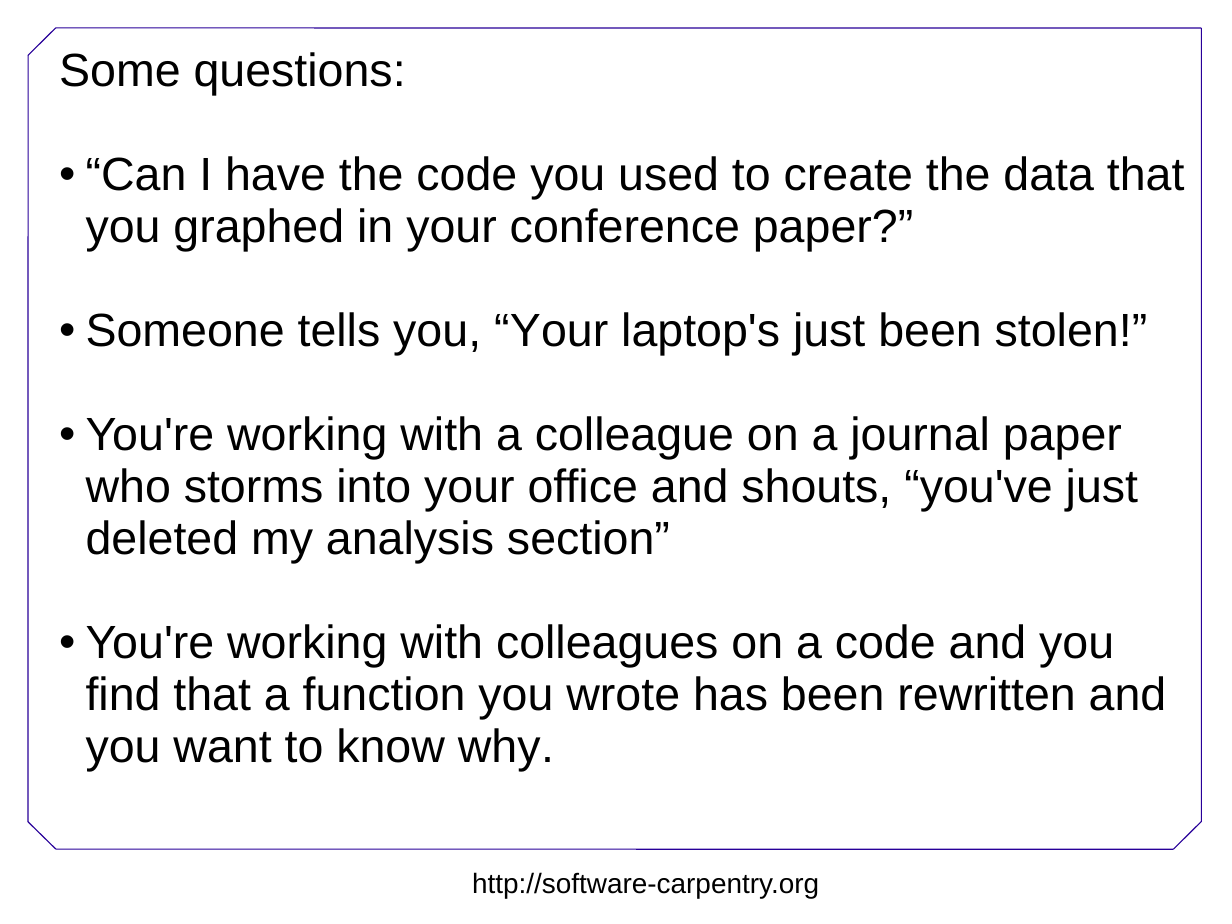
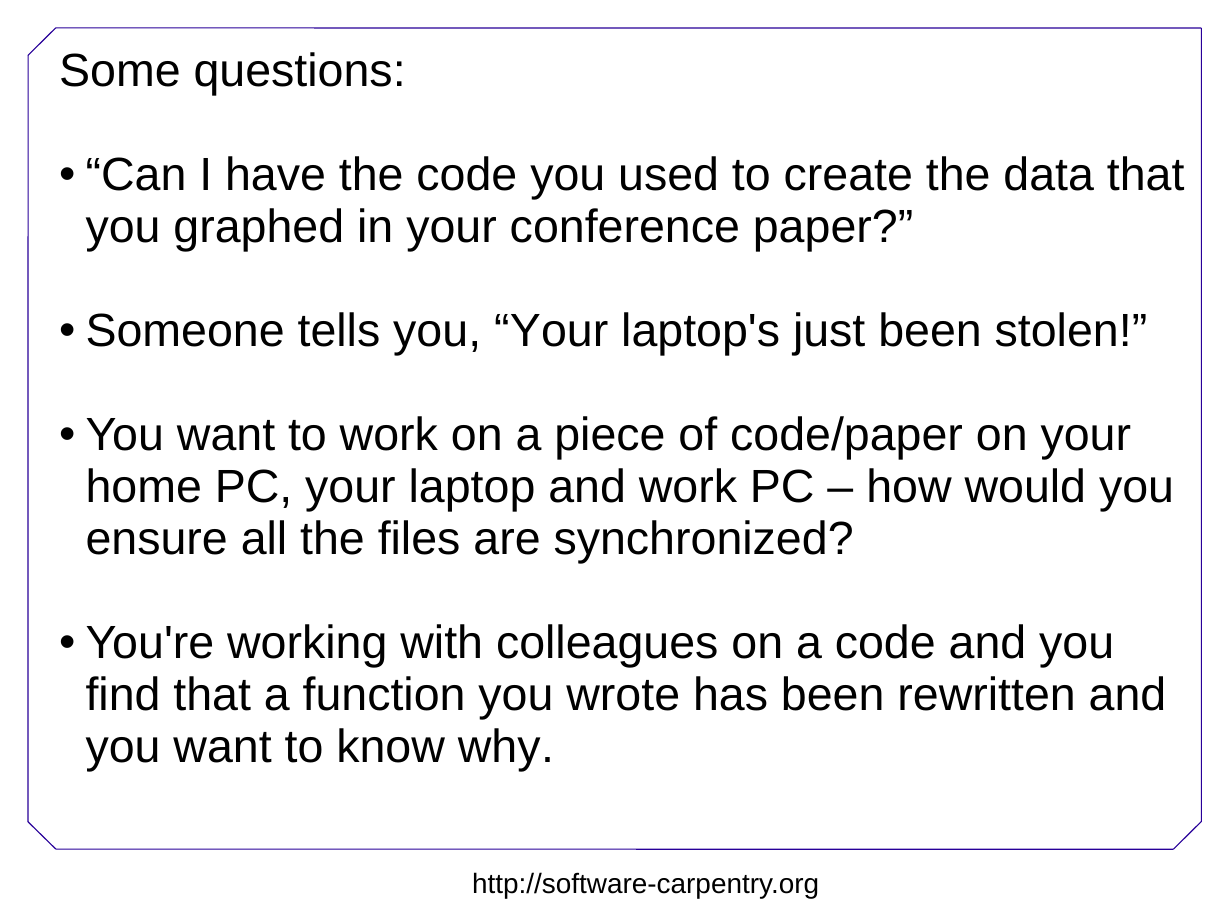
Before and after one commit to swcarpentry/DEPRECATED-boot-camps, a slide deck: slide 2 of version-control/Version-control.ppt. Drawn at 1232x924 pixels with LibreOffice and Linux fonts; fonts in the diff are those of the drawing; background and template pictures are left out. Boxes give left, top, right and bottom in pixels: in the first picture for what was removed or moved away, otherwise in the second. Text is boxed around its words. In the diff, an @@ line names an element or a change of style, - is before the commit and + after.

```diff
--- a/version-control/Version-control.ppt
+++ b/version-control/Version-control.ppt
@@ text at bbox=[86, 416, 1174, 563]: text changed @@
-• You're working with a colleague on a journal paper who storms into your office and shouts, “you've just deleted my analysis section”
+• You want to work on a piece of code/paper on your home PC, your laptop and work PC – how would you ensure all the files are synchronized?
```
Also in this commit, not shown: 6 slides added.
